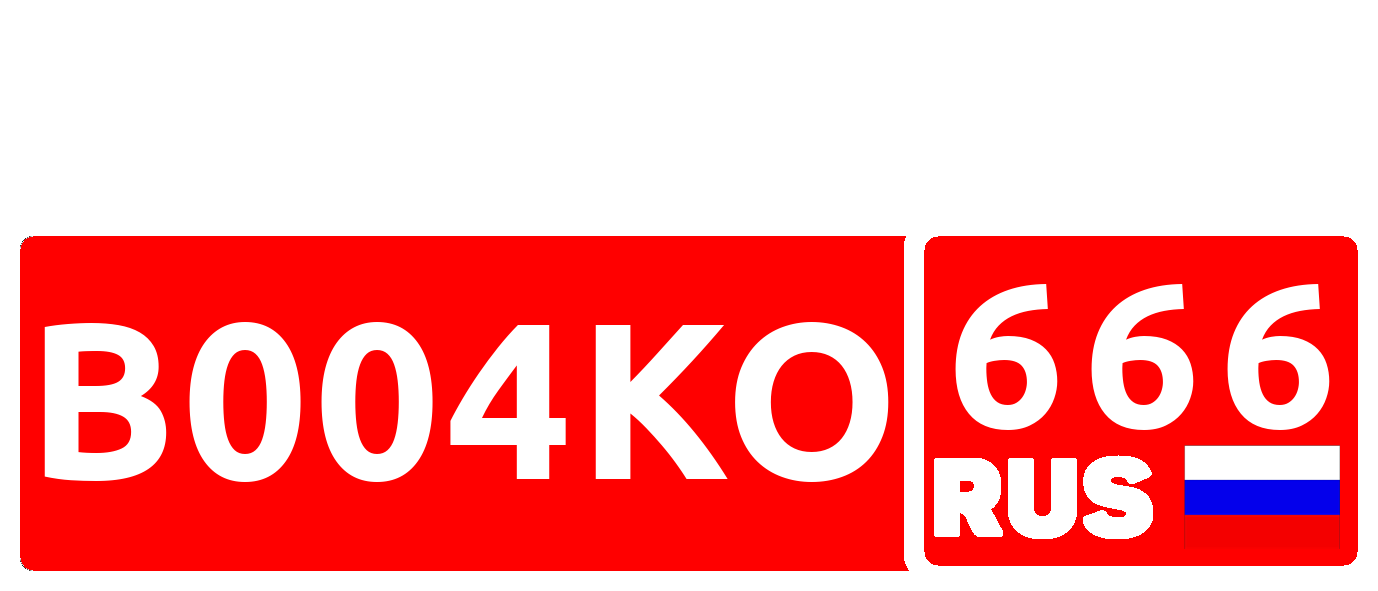
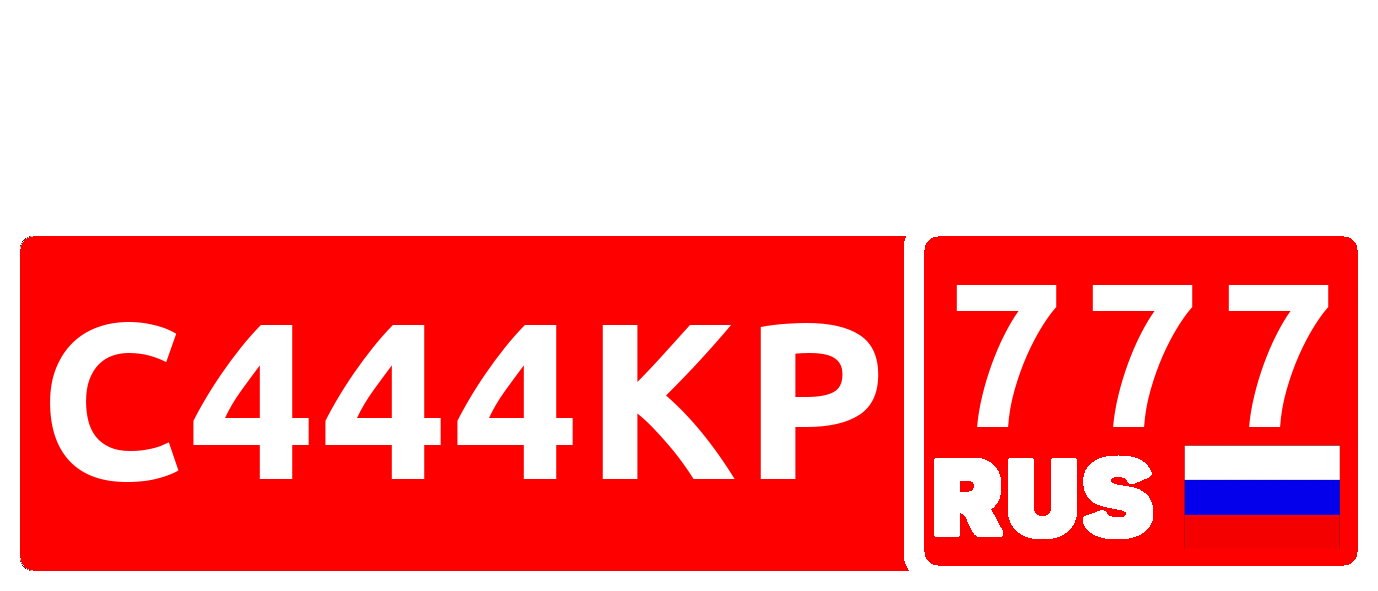
Two versions of the same layered image (1378x591). Layer-by-layer changes:
painted on "REGION" over (x1=955, y1=284, x2=1330, y2=430)
painted on "NUMBER" over (x1=44, y1=322, x2=889, y2=482)
